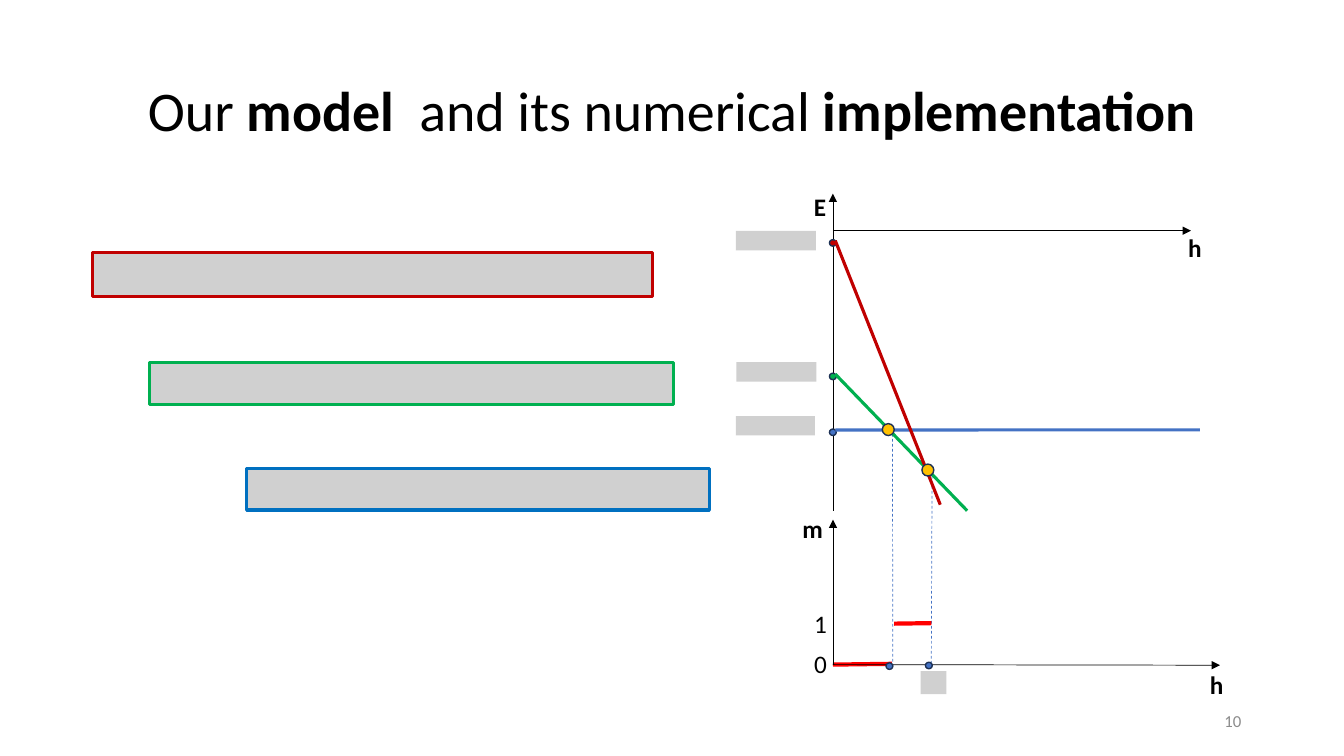
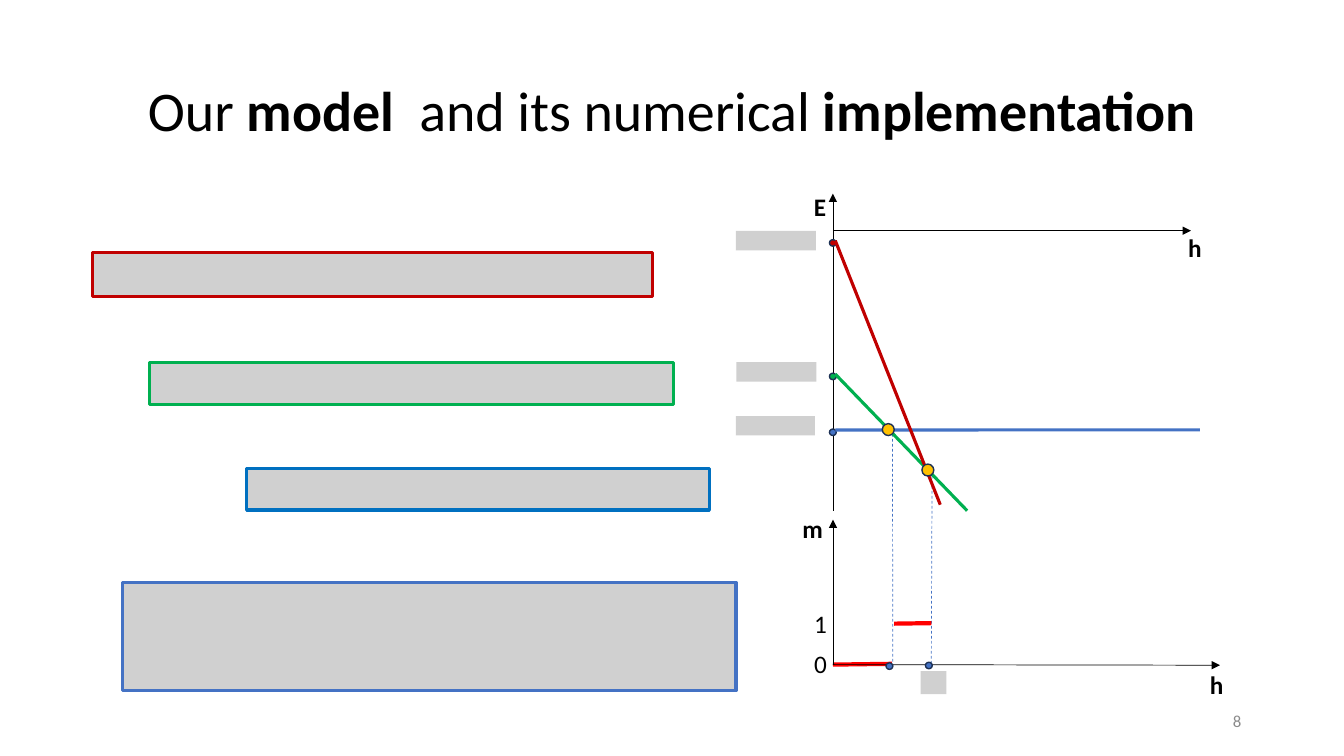
Before and after one commit to davidebernocco/Manybody_physics_project, a slide deck: slide 8 of Ladder_Heisemberg_presentation.pptx (slide 10 before the commit). Drawn at 1344x756 pixels with LibreOffice and Linux fonts; fonts in the diff are those of the drawing; grey boxes stand for pictures; background and template pictures are left out. Boxes give left, top, right and bottom in pixels: in the first picture for what was removed or moved away, otherwise in the second. Text is boxed around its words. In the diff, an @@ line names an element or a change of style, - is before the commit and + after.

```diff
--- a/Ladder_Heisemberg_presentation.pptx
+++ b/Ladder_Heisemberg_presentation.pptx
@@ picture added at (122,583,736,691) @@
@@ page number at (1233,715,1241,727): text changed @@
-10
+8
```
Also in this commit, not shown: 6 other slides changed.
